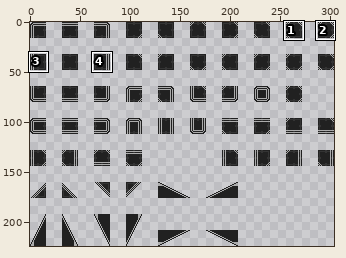
Edited in one commit: sprite sheet (SlimeGame/Assets/Resources/Tile/tileGrass.png). Above: a wide view before the commit, with the close-up outlined.
Close-up. First the earlier version:
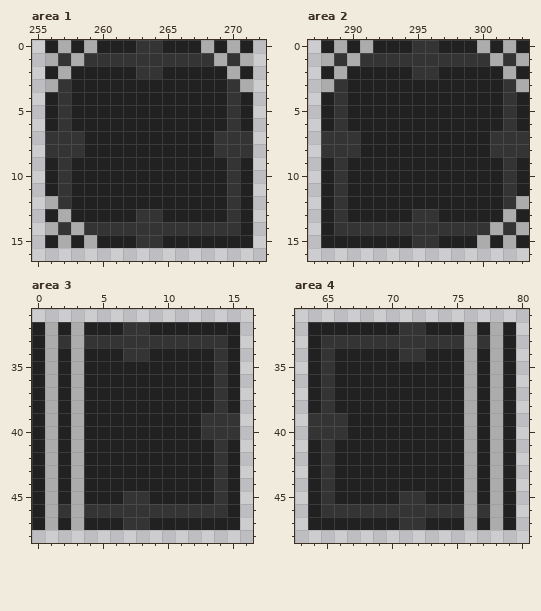
The file is 304x224 pixels. Colours within 5 levels of each other are drawn and written as one. Shown: area 1: x 255..272, y 0..16; area 2: x 287..303, y 0..16; area 3: x 0..16, y 31..48; area 4: x 63..80, y 31..48. The commit also changed other parts of the picture, which this record leaves out.
New version:
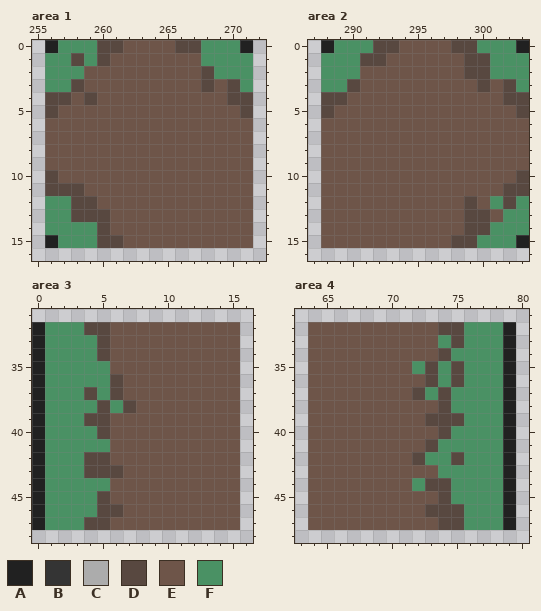
Palette (. is transparent): A #212121  B #343434  C #acacac  D #584840  E #6e5549  F #4a9164
What changed:
Changed rows in their new state; - is an unchanged pixel.
Area 1:
first column x 256:
 0 -FFFDDEEEEDDFFF-
 1 FFDFDEEEEEEEFFFF
 2 FFFEEEEEEEEEDFFF
 3 FFDEEEEEEEEEDEDF
 4 DDEDEEEEEEEEEEDD
 5 DEEEEEEEEEEEEEED
 6 EEEEEEEEEEEEEEEE
 7 EEEEEEEEEEEEEEEE
 8 EEEEEEEEEEEEEEEE
 9 EEEEEEEEEEEEEEEE
10 DEEEEEEEEEEEEEEE
11 DDDEEEEEEEEEEEEE
12 FFDDEEEEEEEEEEEE
13 FFDDDEEEEEEEEEEE
14 FFFFDEEEEEEEEEEE
15 -FFFDDEEEEEEEEEE
Area 2:
first column x 288:
 0 -FFFDDEEEEDDFFF-
 1 FFFDDEEEEEEDDFFF
 2 FFFEEEEEEEEDDFFF
 3 FFDEEEEEEEEEDEDF
 4 DDEEEEEEEEEEEEDD
 5 DEEEEEEEEEEEEEED
 6 EEEEEEEEEEEEEEEE
 7 EEEEEEEEEEEEEEEE
 8 EEEEEEEEEEEEEEEE
 9 EEEEEEEEEEEEEEEE
10 EEEEEEEEEEEEEEED
11 EEEEEEEEEEEEEEDD
12 EEEEEEEEEEEDEFDF
13 EEEEEEEEEEEDDEFF
14 EEEEEEEEEEEDDFFF
15 EEEEEEEEEEDDFFF-
Area 3:
first column x 1:
32 FFFDDEEEEEEEEEE
33 FFFFDEEEEEEEEEE
34 FFFFDEEEEEEEEEE
35 FFFFFEEEEEEEEEE
36 FFFFFDEEEEEEEEE
37 FFFDFDEEEEEEEEE
38 FFFFDFDEEEEEEEE
39 FFFDDEEEEEEEEEE
40 FFFFDEEEEEEEEEE
41 FFFFFEEEEEEEEEE
42 FFFDDEEEEEEEEEE
43 FFFDDDEEEEEEEEE
44 FFFFFEEEEEEEEEE
45 FFFFDEEEEEEEEEE
46 FFFFDDEEEEEEEEE
47 FFFDDEEEEEEEEEE
Area 4:
first column x 64:
32 EEEEEEEEEEDDFFF
33 EEEEEEEEEEFDFFF
34 EEEEEEEEEEDFFFF
35 EEEEEEEEFDFDFFF
36 EEEEEEEEEDFDFFF
37 EEEEEEEEDFDFFFF
38 EEEEEEEEEEDFFFF
39 EEEEEEEEEDDDFFF
40 EEEEEEEEEEDFFFF
41 EEEEEEEEEDFFFFF
42 EEEEEEEEDFFDFFF
43 EEEEEEEEEEFFFFF
44 EEEEEEEEFDDFFFF
45 EEEEEEEEEEDFFFF
46 EEEEEEEEEDDDFFF
47 EEEEEEEEEEDDFFF
